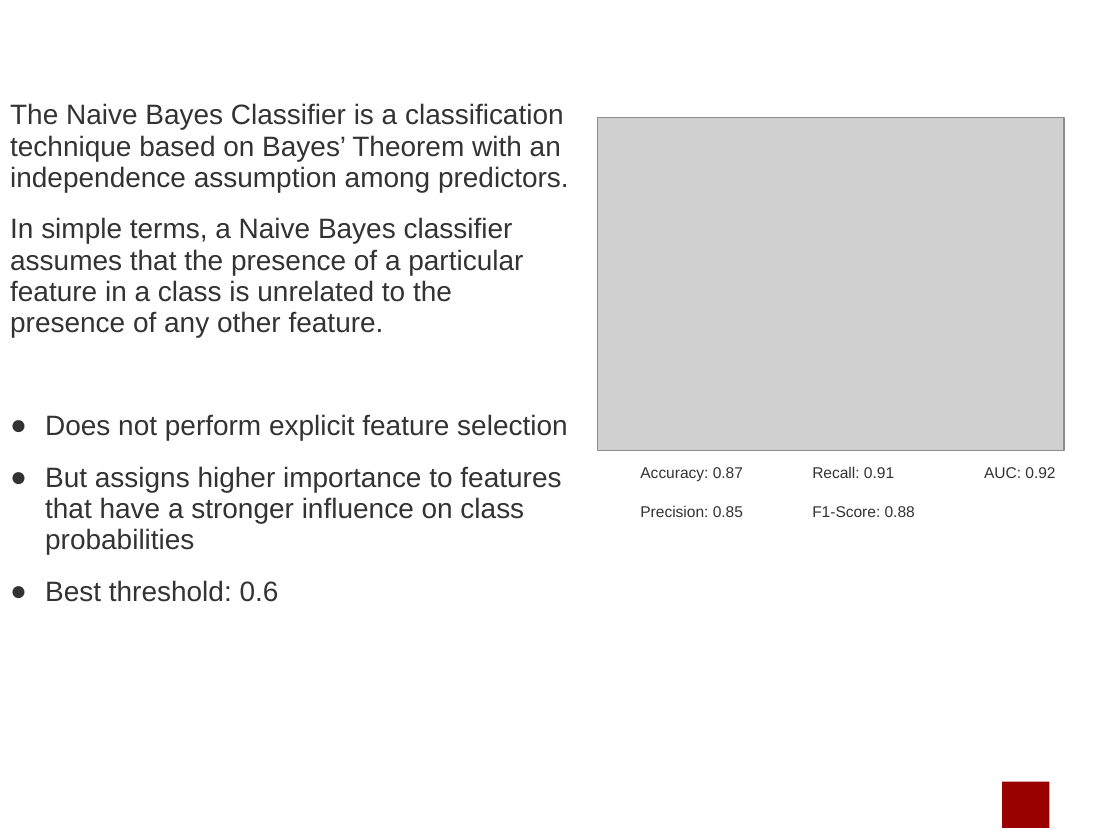
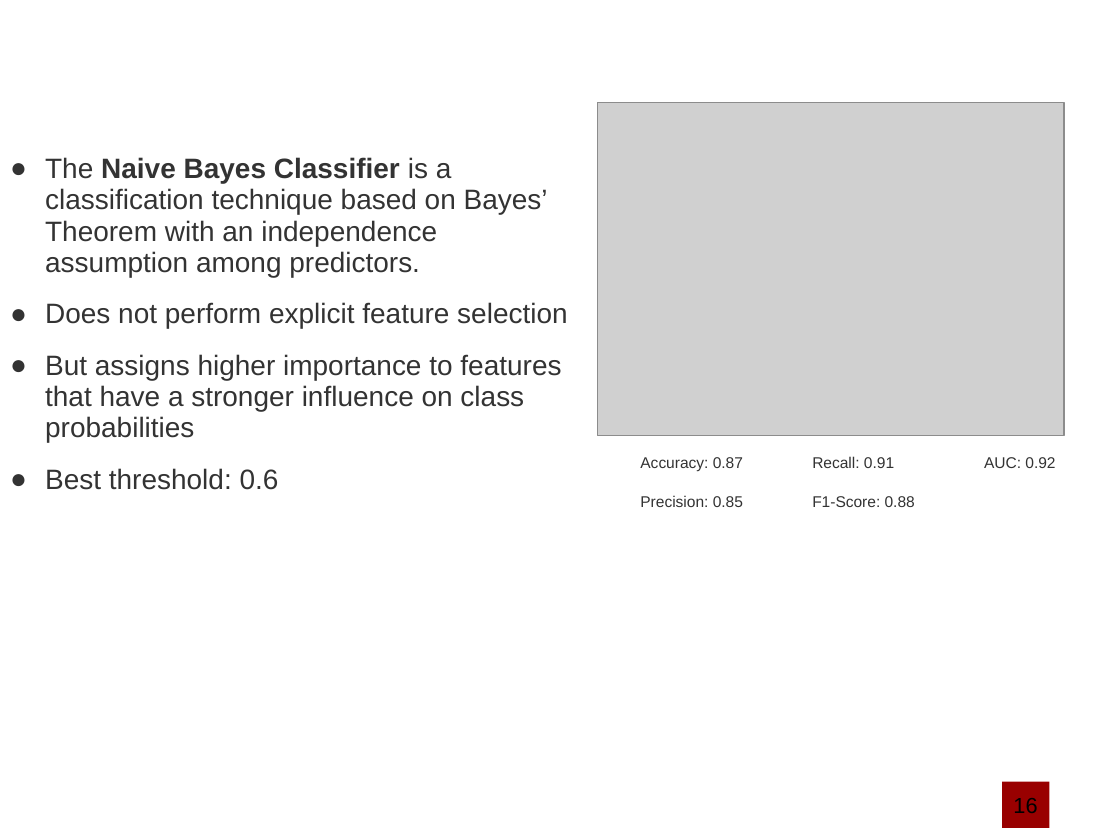
Before and after one commit to marcouderzo/CoronaryHeartDisease-Prediction, a slide deck: slide 19 of slides.pptx (slide 17 before the commit). Drawn at 1120x840 pixels with LibreOffice and Linux fonts; fonts in the diff are those of the drawing; grey boxes stand for pictures; background and template pictures are left out. Boxes give left, top, right and bottom in pixels: in the first picture for what was removed or moved away, otherwise in the second. Text is boxed around its words. In the diff, an @@ line names an element or a change of style, - is before the commit and + after.

```diff
--- a/slides.pptx
+++ b/slides.pptx
@@ picture: place and size @@
-picture at <box>597,118,1064,451</box>
+picture at <box>597,102,1064,436</box>
@@ text at <box>45,157,548,277</box>: bold on in "Naive Bayes Classifier"; bullet none to ● @@
@@ text at <box>10,217,523,337</box>: paragraph removed @@
-In simple terms, a Naive Bayes classifier assumes that the presence of a particular feature in a class is unrelated to the presence of any other feature.
@@ text "Accuracy: 0.87": place and size @@
-text "Accuracy: 0.87" at <box>640,467,1055,517</box>
+text "Accuracy: 0.87" at <box>640,457,1055,507</box>
@@ page number at <box>1011,809,1046,813</box>: text changed @@
-17/10
+19/10
@@ text in rectangle at <box>1013,798,1037,813</box>: text added @@
+16
```
Also in this commit, not shown: 17 other slides changed, 3 slides added, 1 slide removed, 2 other files.
